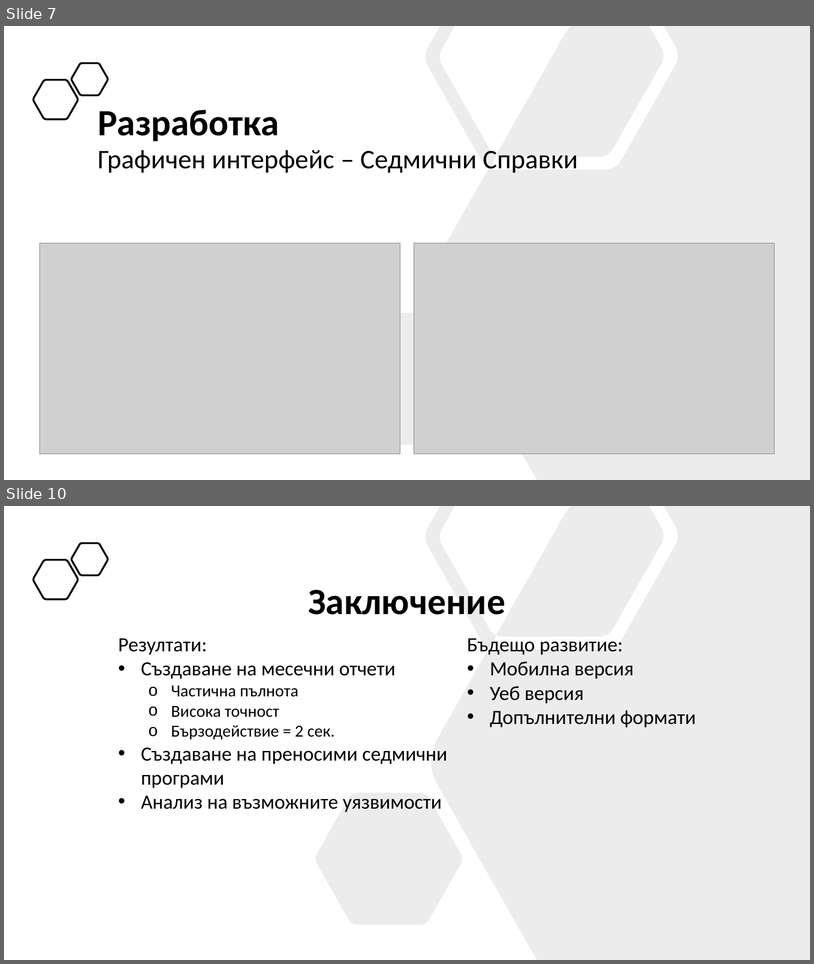
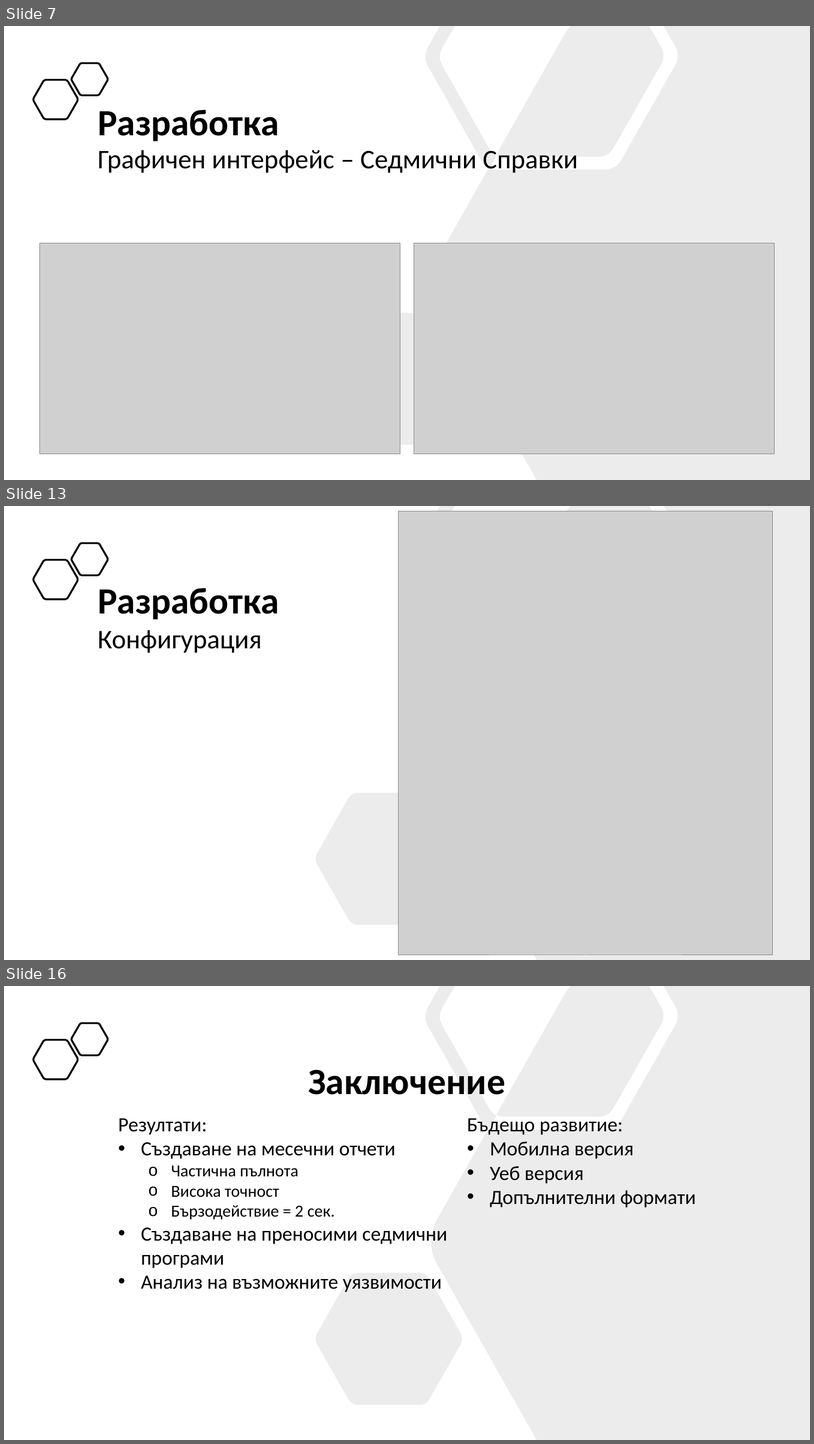
Before and after one commit to nikolaizhnikolov/NVNA-Schedule-Exporter, a slide deck: docs/Дипломна_Работа_62620113.pptx. Shown one above the other, each under a label of ours: slides 7 and 10 before the commit, slides 7, 13 and 16 after it; the slides between them are not shown. The pictures are 814x964 and 814x1444 pixels, drawn with LibreOffice and Linux fonts; fonts in the diff are those of the drawing; grey boxes stand for pictures. Boxes give left, top, right and bottom in pixels: in the first picture for what was removed or moved away, otherwise in the second. Text is boxed around its words. In the diff, an @@ line names an element or a change of style, - is before the commit and + after.

```diff
--- a/docs/Дипломна_Работа_62620113.pptx
+++ b/docs/Дипломна_Работа_62620113.pptx
@@ slide 13 added at [4,506,810,960], background #FFFFFF @@
@@ freeform shape added at [316,506,810,960], fill #808080 at 15% opacity @@
@@ picture added at [399,511,773,955] @@
@@ freeform shape added at [72,543,108,575], outline #000000 2.25 pt @@
@@ freeform shape added at [33,560,78,599], outline #000000 2.25 pt @@
@@ text added at [98,588,279,619], 44 pt, text #000000, bold @@
+Разработка
@@ text added at [98,630,262,653], 32 pt, text #000000 @@
+Конфигурация
@@ what was slide 10 is now slide 16 @@
```
Also in this commit, not shown: 1 slide changed, 7 other slides added, 2 slides removed, 1 other file.
